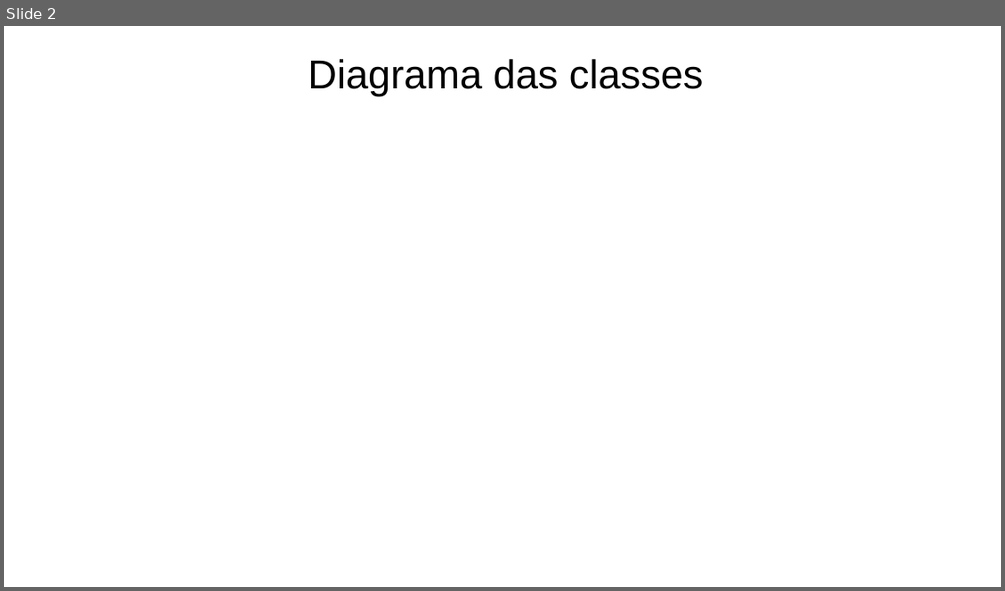
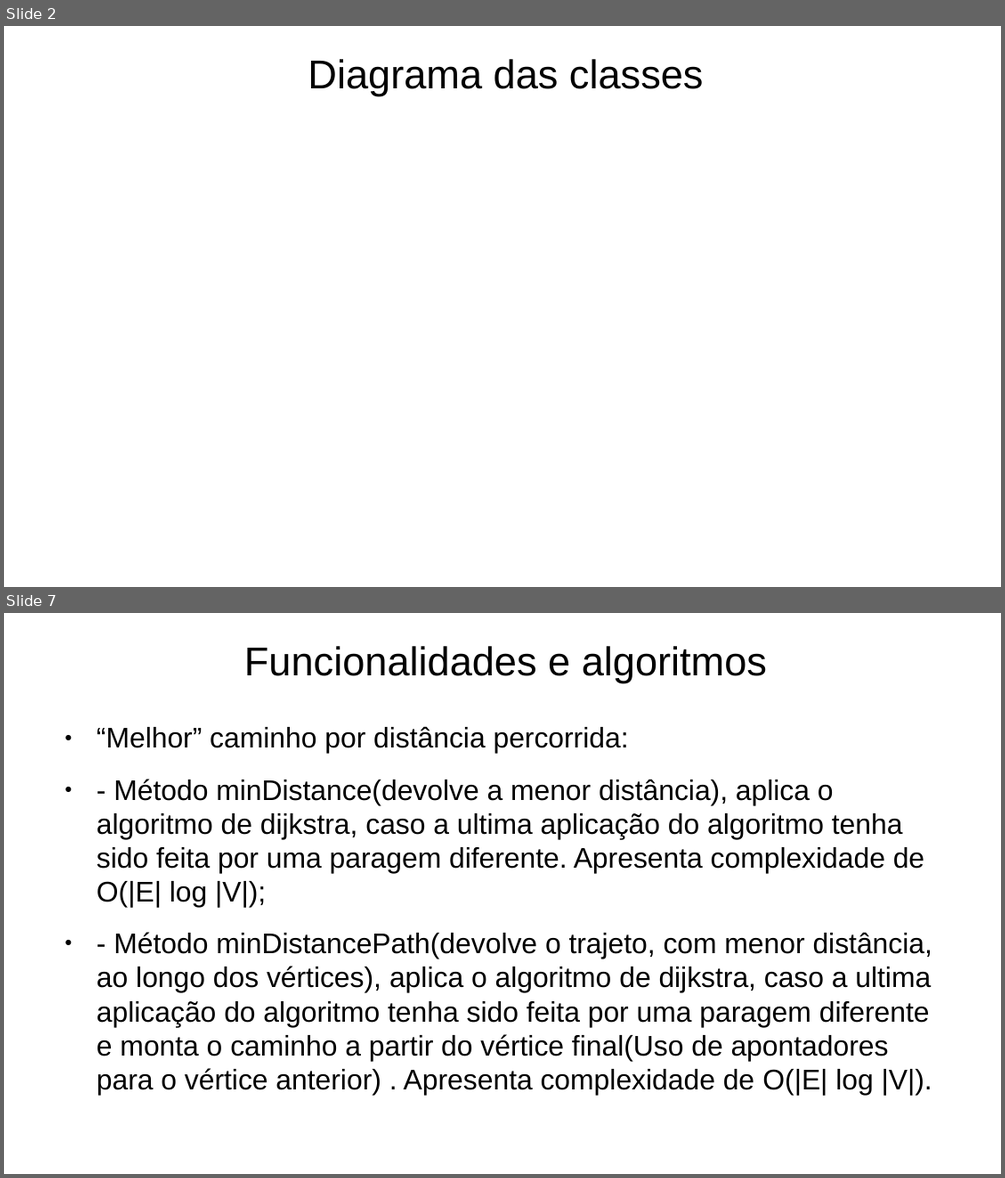
Before and after one commit to Naapperas/feup-aed-proj2, a slide deck: Apresentação.pptx. Shown one above the other, each under a label of ours: slide 2 before the commit, slides 2 and 7 after it; the slides between them are not shown. The pictures are 1005x591 and 1005x1178 pixels, drawn with LibreOffice and Linux fonts; fonts in the diff are those of the drawing. Boxes give left, top, right and bottom in pixels: in the first picture for what was removed or moved away, otherwise in the second. Text is boxed around its words. In the diff, an @@ line names an element or a change of style, - is before the commit and + after.

```diff
--- a/Apresentação.pptx
+++ b/Apresentação.pptx
@@ slide 7 added at bbox=[4, 613, 1001, 1174], background #FFFFFF @@
@@ text added at bbox=[244, 646, 767, 683], 32 pt, text #000000 @@
+Funcionalidades e algoritmos
@@ text added at bbox=[97, 726, 932, 1095], 22.6 pt, text #000000 @@
+● “Melhor” caminho por distância percorrida:
+● - Método minDistance(devolve a menor distância), aplica o algoritmo de dijkstra, caso a ultima aplicação do algoritmo tenha sido feita por uma paragem diferente. Apresenta complexidade de O(|E| log |V|);
+● - Método minDistancePath(devolve o trajeto, com menor distância, ao longo dos vértices), aplica o algoritmo de dijkstra, caso a ultima aplicação do algoritmo tenha sido feita por uma paragem diferente e monta o caminho a partir do vértice final(Uso de apontadores para o vértice anterior) . Apresenta complexidade de O(|E| log |V|).
```
Also in this commit, not shown: 5 slides changed, 4 other slides added, 2 slides removed.
